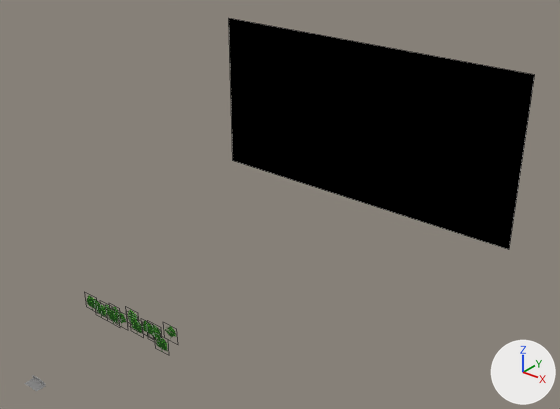
An edit to the Blender file village/village-cut3.blend, drawn before and after from the same camera.
Both versions are drawn from a 50 mm lens placed at (461.0, -263.0, 397.0), pointed at (46.0, 256.0, 75.0). Lighting does not change. The marker at lower right points along +X, +Y and +Z. Mesh edges are drawn as thin lines on the coarser meshes.

The first picture shows 'Plane.008', 'sky'.
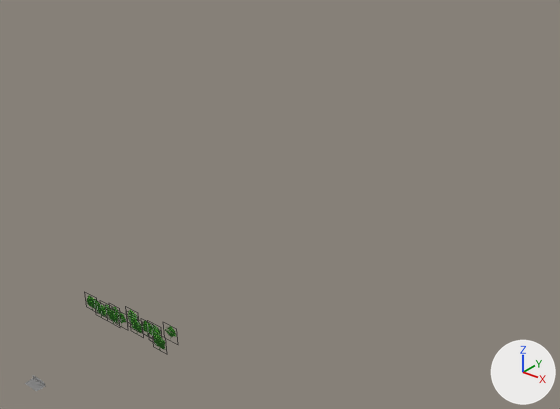
The change, as a list of edits to the scene's bpy script:
```text
Change ob_plane_008:
    ob_plane_008.location: (46.3, 96.2, 5.1) -> (43.7, 96.2, 5.4)
Remove ob_sky:
    ob_sky = bpy.data.objects.new('sky', me_plane)
    ob_sky.location = (0.9, 457.3, 87.7)
    ob_sky.rotation_euler = (1.571, 0.0, 0.0)  # degrees (90, 0, 0)
    ob_sky.scale = (-7.51, 5.85, 11.4)
    ob_sky.visible_shadow = False
```

Changed parts and their boxes (x1, y1, x2, y2) in the pictures (560 x 409 px):
'sky', deleted (black): before (229, 18, 535, 250)
'Plane.008', moved: before (156, 336, 168, 352); after (153, 334, 166, 351)
